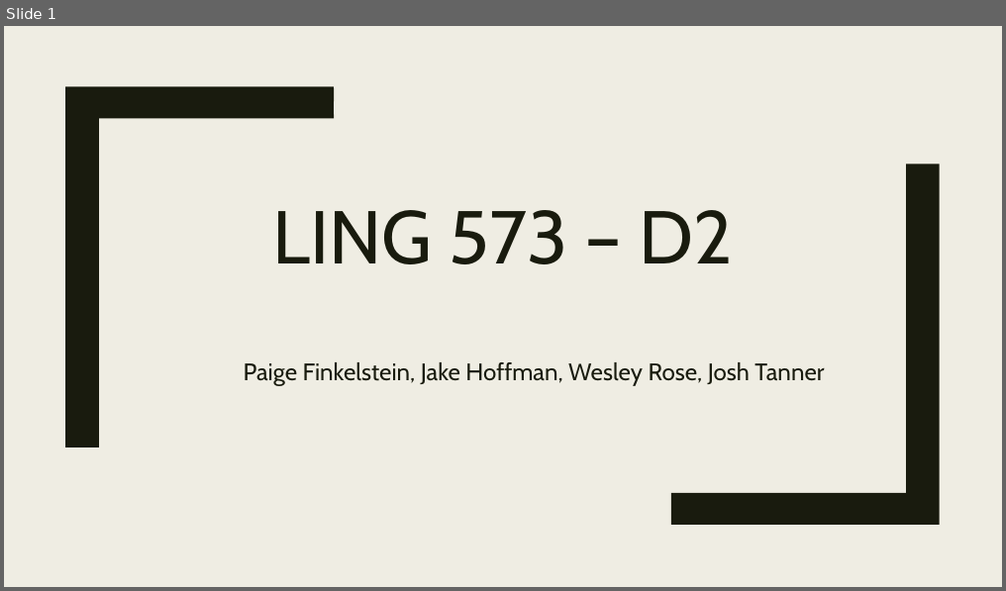
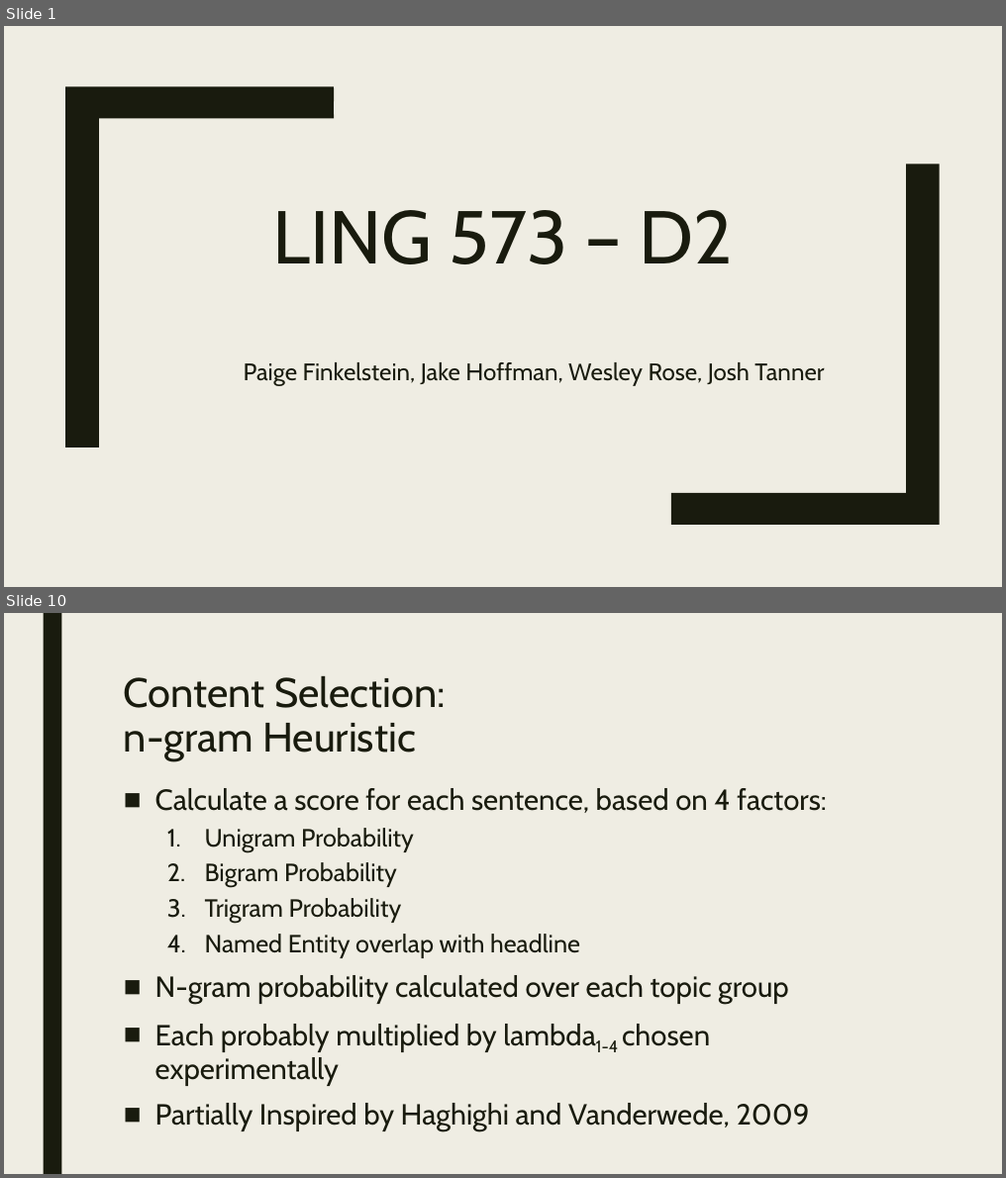
Before and after one commit to Mindful/ling-573, a slide deck: doc/presentation_d2.pptx. Shown one above the other, each under a label of ours: slide 1 before the commit, slides 1 and 10 after it; the slides between them are not shown. The pictures are 1006x591 and 1006x1178 pixels, drawn with LibreOffice and Linux fonts; fonts in the diff are those of the drawing. Boxes give left, top, right and bottom in pixels: in the first picture for what was removed or moved away, otherwise in the second. Text is boxed around its words. In the diff, an @@ line names an element or a change of style, - is before the commit and + after.

```diff
--- a/doc/presentation_d2.pptx
+++ b/doc/presentation_d2.pptx
@@ slide 10 added at <box>4,613,1002,1174</box>, background #EFEDE3 @@
@@ rectangle added at <box>43,613,61,1174</box>, fill #191B0E @@
@@ title added at <box>124,676,446,761</box>, 39.6 pt, text #191B0E @@
+Content Selection:
+n-gram Heuristic
@@ text added at <box>155,788,827,1132</box>, 28 pt, text #191B0E @@
+■ Calculate a score for each sentence, based on 4 factors:
+  1. Unigram Probability
+  2. Bigram Probability
+  3. Trigram Probability
+  4. Named Entity overlap with headline
+■ N-gram probability calculated over each topic group
+■ Each probably multiplied by lambda1-4 chosen experimentally
+■ Partially Inspired by Haghighi and Vanderwede, 2009
```
Also in this commit, not shown: 8 slides changed, 12 other slides added, 5 slides removed.
